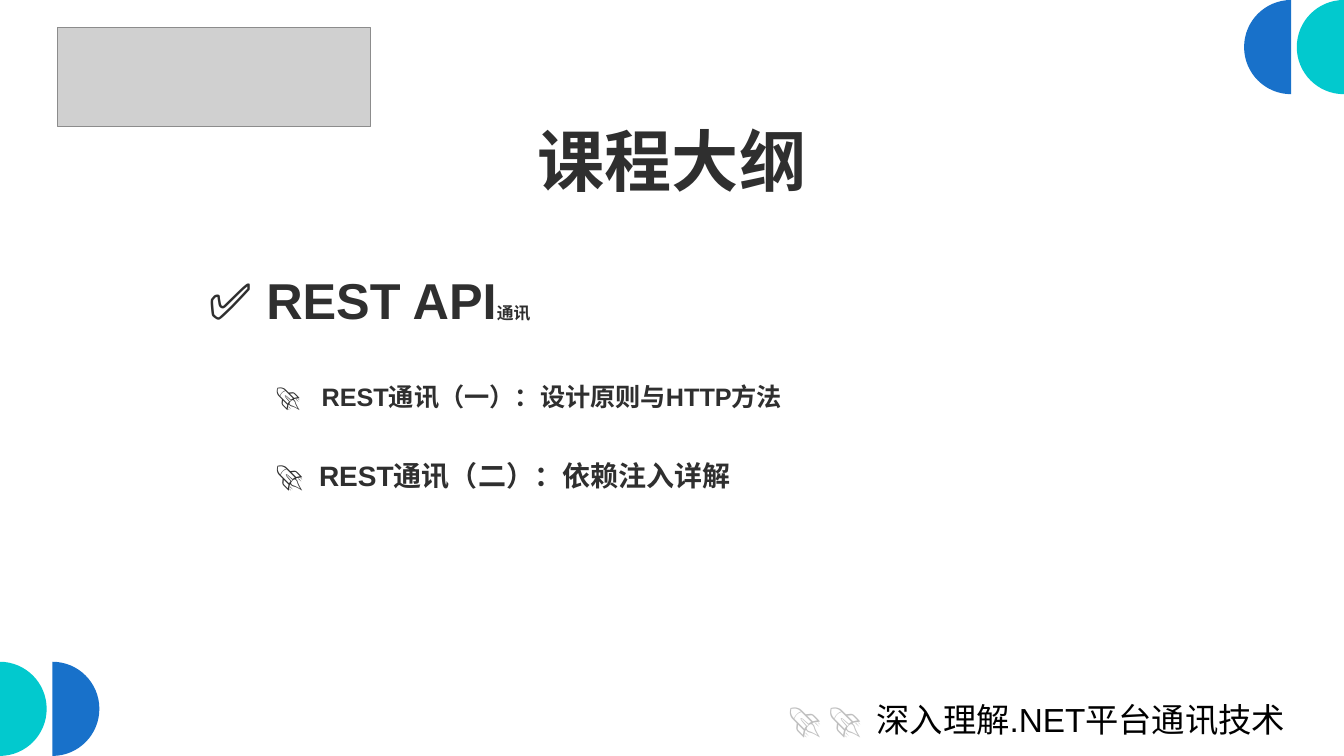
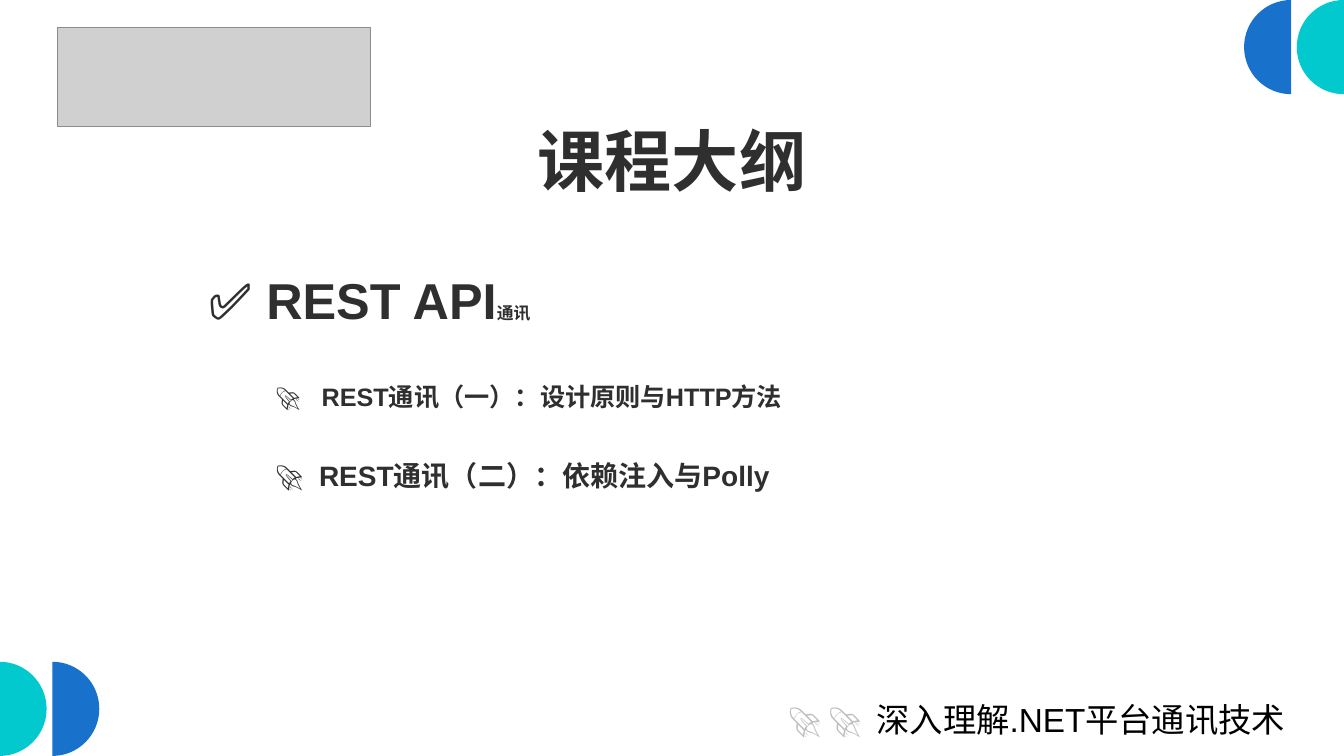
Before and after one commit to scottfly189/dotnet_net_course, a slide deck: slide 5 of src/课程大纲.odp. Drawn at 1344x756 pixels with LibreOffice and Linux fonts; fonts in the diff are those of the drawing; grey boxes stand for pictures. Boxes give left, top, right and bottom in pixels: in the first picture for what was removed or moved away, otherwise in the second. Text is boxed around its words. In the diff, an @@ line names an element or a change of style, - is before the commit and + after.

Commit message:
refactor:课程大纲

```diff
--- a/src/课程大纲.odp
+++ b/src/课程大纲.odp
@@ text at (x1=394, y1=462, x2=770, y2=492): text changed @@
-🚀 REST通讯（二）：依赖注入详解
+🚀 REST通讯（二）：依赖注入与Polly
```
Also in this commit, not shown: 1 other file.
